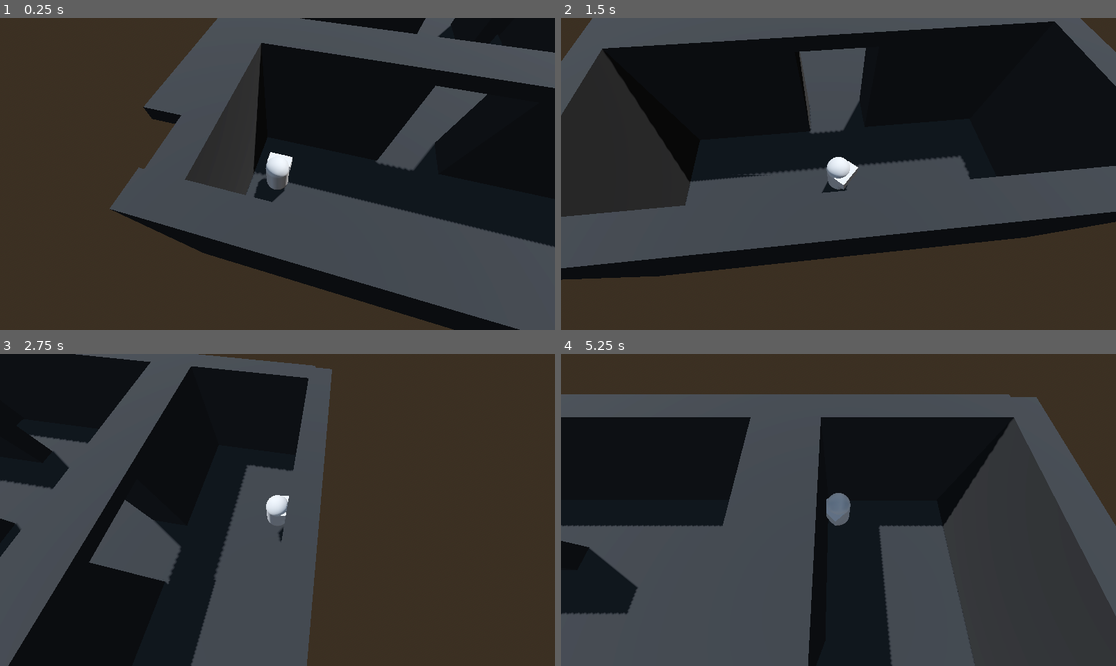
Above: before the commit, frames 1-4 (two rows, left to right).
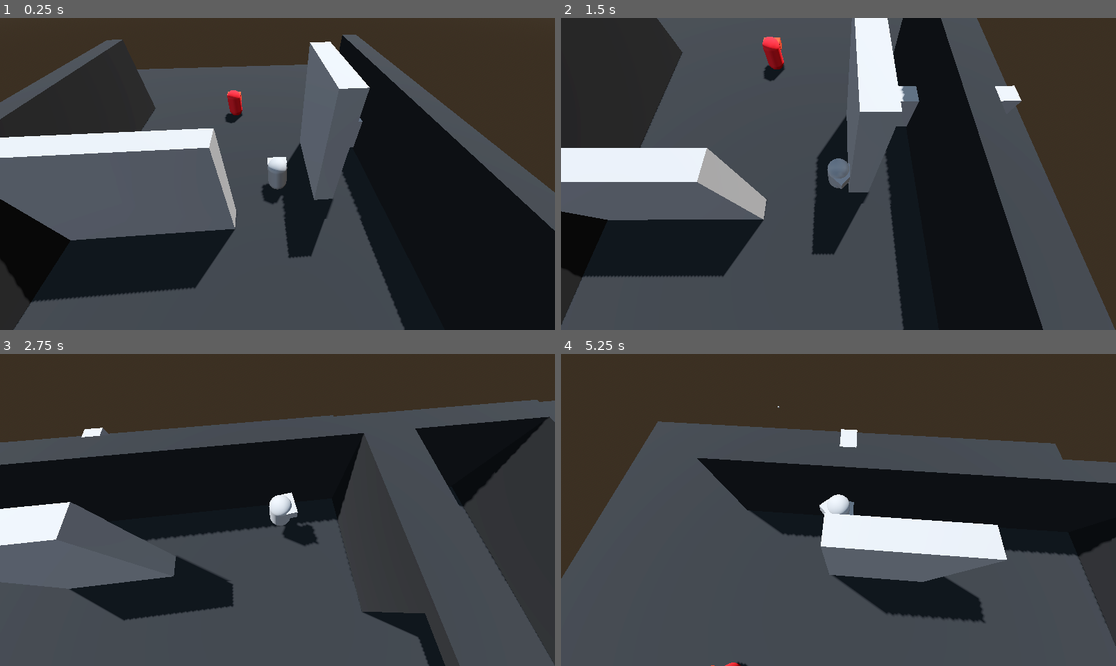
Above: after the commit, the same moments.

Repository: Luis-Blash/speed_attack
Game: Godot game, scene res://main.tscn
The game is run twice, just before and just after one commit, with the same random seed, the same clock (stepped at 60 frames per second) and the same inputs.
Inputs:
- Up to frame 1 (0.25 s): no input
- Up to frame 2 (1.5 s): hold D (move_right) 0.53-1.28 s; tap Space (jump) at 0.6, 0.77, 1.07 s; hold Down (move_down) from 1.28 s (still down); tap G (attack_1) at 1.35 s
- Up to frame 3 (2.75 s): tap Space (jump) at 1.52, 1.55, 1.82, 2.3 s; release Down (move_down) at 2.03 s; hold D (move_right) from 2.03 s (still down); tap Q (camera_left) at 2.1 s
- Up to frame 4 (5.25 s): release D (move_right) at 2.78 s; hold Up (move_up) 2.78-3.53 s; tap E (camera_right) at 2.85 s; tap Space (jump) at 3.02, 3.05, 3.32, 3.77, 3.8, 4.07, 4.35, 4.52, 4.82 s; hold Left (move_left) 3.53-5.03 s; tap C (throw) at 3.6 s; hold Down (move_down) from 5.03 s (still down); tap G (attack_1) at 5.1 s

The runs differ from the first frame. In frame 1, 67% of the frame differs, in the area x 0-100%, y 0-100%; in frame 2, 74%; in frame 3, 60%; in frame 4, 53%.

Commit message:
feat(wall_jump): wall jump direcction

Diff:
--- a/main.tscn
+++ b/main.tscn
@@ -28,6 +28,9 @@
 [sub_resource type="BoxMesh" id="BoxMesh_ig7tw"]
 
 [sub_resource type="BoxShape3D" id="BoxShape3D_h2yge"]
+
+[sub_resource type="SphereShape3D" id="SphereShape3D_1bvp3"]
+radius = 0.6
 
 [sub_resource type="CapsuleShape3D" id="CapsuleShape3D_0xm2m"]
 
@@ -80,17 +83,9 @@
 operation = 2
 size = Vector3(3, 5, 3)
 
-[node name="CSGBox3D4" type="CSGBox3D" parent="nivel1" unique_id=1157046329]
-transform = Transform3D(1, 0, 0, 0, 1, 0, 0, 0, 1, -3.5, 2.5, -12.6660385)
-size = Vector3(8, 6, 1)
-
 [node name="CSGBox3D5" type="CSGBox3D" parent="nivel1" unique_id=541826821]
 transform = Transform3D(1, 0, 0, 0, 1, 0, 0, 0, 1, 0.39869595, 2.5, 3.3171353)
 size = Vector3(17, 6, 1)
-
-[node name="CSGBox3D6" type="CSGBox3D" parent="nivel1" unique_id=957611968]
-transform = Transform3D(1, 0, 0, 0, 1, 0, 0, 0, 1, 5.0903378, 3, -16.03645)
-size = Vector3(1, 7, 5)
 
 [node name="CSGBox3D7" type="CSGBox3D" parent="nivel1" unique_id=1014380776]
 size = Vector3(16, 1, 6)
@@ -99,17 +94,23 @@
 transform = Transform3D(1, 0, 0, 0, 1, 0, 0, 0, 1, 8.539963, 2.5, -10.462902)
 size = Vector3(1, 6, 27)
 
-[node name="CSGBox3D9" type="CSGBox3D" parent="nivel1" unique_id=1459188900]
-transform = Transform3D(1, 0, 0, 0, 1, 0, 0, 0, 1, 9.046234, 1.6, -18)
+[node name="wall" type="CSGCombiner3D" parent="." unique_id=1418998309 groups=["wall_jump"]]
+use_collision = true
+
+[node name="CSGBox3D4" type="CSGBox3D" parent="wall" unique_id=1157046329]
+transform = Transform3D(1, 0, 0, 0, 1, 0, 0, 0, 1, -3.5, 0.5, -12.6660385)
+size = Vector3(8, 6, 1)
+
+[node name="CSGBox3D6" type="CSGBox3D" parent="wall" unique_id=957611968]
+transform = Transform3D(1, 0, 0, 0, 1, 0, 0, 0, 1, 5.0903378, 1, -16.03645)
+size = Vector3(1, 7, 5)
+
+[node name="CSGBox3D9" type="CSGBox3D" parent="wall" unique_id=1459188900]
+transform = Transform3D(1, 0, 0, 0, 1, 0, 0, 0, 1, 9.046234, -0.39999998, -18)
 size = Vector3(8, 2, 1)
 
-[node name="techo" type="CSGBox3D" parent="nivel1" unique_id=480115875]
-transform = Transform3D(1, 0, 0, 0, 1, 0, 0, 0, 1, 0.5, 5, -16)
-visible = false
-size = Vector3(16, 1, 25)
-
 [node name="Player" type="CharacterBody3D" parent="." unique_id=1040943630 node_paths=PackedStringArray("spawn_point", "camera") groups=["player"]]
-transform = Transform3D(1, 0, 0, 0, 1, 0, 0, 0, 1, -5.6566477, 0, 0)
+transform = Transform3D(1, 0, 0, 0, 1, 0, 0, 0, 1, 2.721612, 0, -14.640743)
 script = ExtResource("1_ig7tw")
 spawn_point = NodePath("../SpawnPoint")
 camera = NodePath("../Camera3D")
@@ -131,6 +132,9 @@
 
 [node name="CollisionShape3D" type="CollisionShape3D" parent="Player/AttackArea" unique_id=159826849]
 shape = SubResource("BoxShape3D_h2yge")
+
+[node name="ShapeCast3D" type="ShapeCast3D" parent="Player" unique_id=773697185]
+shape = SubResource("SphereShape3D_1bvp3")
 
 [node name="Enemy" type="CharacterBody3D" parent="." unique_id=1275947369 groups=["enemy"]]
 transform = Transform3D(1, 0, 0, 0, 1, 0, 0, 0, 1, 0, 0, -22.388931)
--- a/player.gd
+++ b/player.gd
@@ -5,9 +5,16 @@
 @export var gravity: float = 60.0
 @export var attack_duration: float = 0.15
 @export var jump_force: float = 15.0
+@export var wall_jump_force: float = 12.0
+@export var wall_slide_gravity: float = 0.5
+
+# --- estado de pared ---
+var wall_normal: Vector3 = Vector3.ZERO
+var is_on_wall: bool = false
+var can_wall_slide: bool = true
 
 # --- state machine ---
-enum State { IDLE, MOVE, ATTACK, DEAD }
+enum State { IDLE, MOVE, ATTACK, WALL_SLIDE, DEAD }
 var current_state: State = State.IDLE
 
 # --- ataque ---
@@ -15,19 +22,18 @@
 
 # --- referencias ---
 @onready var attack_area: Area3D = $AttackArea
+@onready var shape_cast: ShapeCast3D = $ShapeCast3D
 @export var spawn_point: Marker3D
 @export var camera: Camera3D
 @export var shuriken_scene: PackedScene
 
-
 func _ready() -> void:
 	attack_area.monitoring = false
 	attack_area.body_entered.connect(_on_attack_hit)
 
 func _physics_process(delta: float) -> void:
-	if not is_on_floor():
-		velocity.y -= gravity * delta
-
+	_check_walls()
+	_gravity_to_state(delta)
 	_handle_global_input()
 
 	match current_state:
@@ -37,6 +43,8 @@
 			_state_move()
 		State.ATTACK:
 			_state_attack(delta)
+		State.WALL_SLIDE:
+			_state_wall_slide()
 		State.DEAD:
 			_state_dead()
 
@@ -46,21 +54,28 @@
 	if current_state == State.ATTACK or current_state == State.DEAD:
 		return
 
+	# salto normal desde el piso
 	if Input.is_action_just_pressed("jump") and is_on_floor():
 		velocity.y = jump_force
 
+	# salto desde pared — solo con just_pressed, nunca con is_pressed
+	if Input.is_action_just_pressed("jump") and current_state == State.WALL_SLIDE:
+		_wall_jump()
+
 	if Input.is_action_just_pressed("attack_1"):
 		_start_attack()
 
-	# lanzar shuriken
 	if Input.is_action_just_pressed("throw"):
 		_throw_shuriken()
 
+# --- estados ---
 func _state_idle() -> void:
 	velocity.x = 0
 	velocity.z = 0
 	if get_input_direction().length() > 0.1:
 		current_state = State.MOVE
+	if is_on_wall and not is_on_floor():
+		current_state = State.WALL_SLIDE
 
 func _state_move() -> void:
 	var direction := get_input_direction()
@@ -72,6 +87,37 @@
 		rotation.y = lerp_angle(rotation.y, target_angle, 0.15)
 
 	if direction.length() < 0.1:
+		current_state = State.IDLE
+
+	if is_on_wall and not is_on_floor():
+		current_state = State.WALL_SLIDE
+
+func _state_wall_slide() -> void:
+	velocity.x = 0
+	velocity.z = 0
+
+	if velocity.y > 0:
+		velocity.y = 0
+
+	# rotar según input o hacia afuera de la pared
+	var input_dir := get_input_direction()
+	input_dir.y = 0
+
+	var look_dir: Vector3
+	if input_dir.length() > 0.1:
+		look_dir = input_dir
+	else:
+		look_dir = -wall_normal
+		look_dir.y = 0
+
+	if look_dir.length() > 0.1:
+		var target_angle := atan2(-look_dir.x, -look_dir.z)
+		rotation.y = lerp_angle(rotation.y, target_angle, 0.2)
+
+	if is_on_floor():
+		current_state = State.IDLE
+
+	if not is_on_wall:
 		current_state = State.IDLE
 
 func _state_attack(delta: float) -> void:
@@ -95,18 +141,59 @@
 	if input.length() > 1.0:
 		input = input.normalized()
 
-	# si no hay cámara, movimiento normal
 	if not camera:
 		return Vector3(input.x, 0, input.y)
 
-	# rotar input según ángulo actual de la cámara
 	var angle := deg_to_rad(-camera.current_angle_deg)
-
 	return Vector3(
 		input.x * cos(angle) + input.y * sin(angle),
 		0,
 		-input.x * sin(angle) + input.y * cos(angle)
 	)
+
+func _check_walls() -> void:
+	is_on_wall = false
+	wall_normal = Vector3.ZERO
+
+	# resetear can_wall_slide al tocar el suelo
+	if is_on_floor():
+		can_wall_slide = true
+		return
+
+	if not can_wall_slide:
+		return
+
+	for i in shape_cast.get_collision_count():
+		var collider = shape_cast.get_collider(i)
+		if collider.is_in_group("wall_jump"):
+			wall_normal += shape_cast.get_collision_normal(i)
+			is_on_wall = true
+
+func _wall_jump() -> void:
+	var input_dir := get_input_direction()
+	input_dir.y = 0
+	var toward_wall := input_dir.dot(-wall_normal)
+	var jump_dir := input_dir - (-wall_normal * toward_wall)
+
+	can_wall_slide = false
+	is_on_wall = false
+	current_state = State.MOVE
+
+	if jump_dir.length() > 0.1:
+		jump_dir = jump_dir.normalized()
+		velocity.x = jump_dir.x * wall_jump_force
+		velocity.z = jump_dir.z * wall_jump_force
+		velocity.y = wall_jump_force
+	else:
+		velocity.x = wall_normal.x * 8.0
+		velocity.z = wall_normal.z * 8.0
+		velocity.y = wall_jump_force * 1.2
+
+func _gravity_to_state(delta:float) ->void:
+	if current_state == State.WALL_SLIDE:
+		velocity.y -= wall_slide_gravity * delta
+	elif not is_on_floor():
+		velocity.y -= gravity * delta
 
 func _throw_shuriken() -> void:
 	if not shuriken_scene:
--- a/project.godot
+++ b/project.godot
@@ -20,6 +20,7 @@
 player=""
 enemy=""
 wall=""
+wall_jump=""
 
 [input]
 
